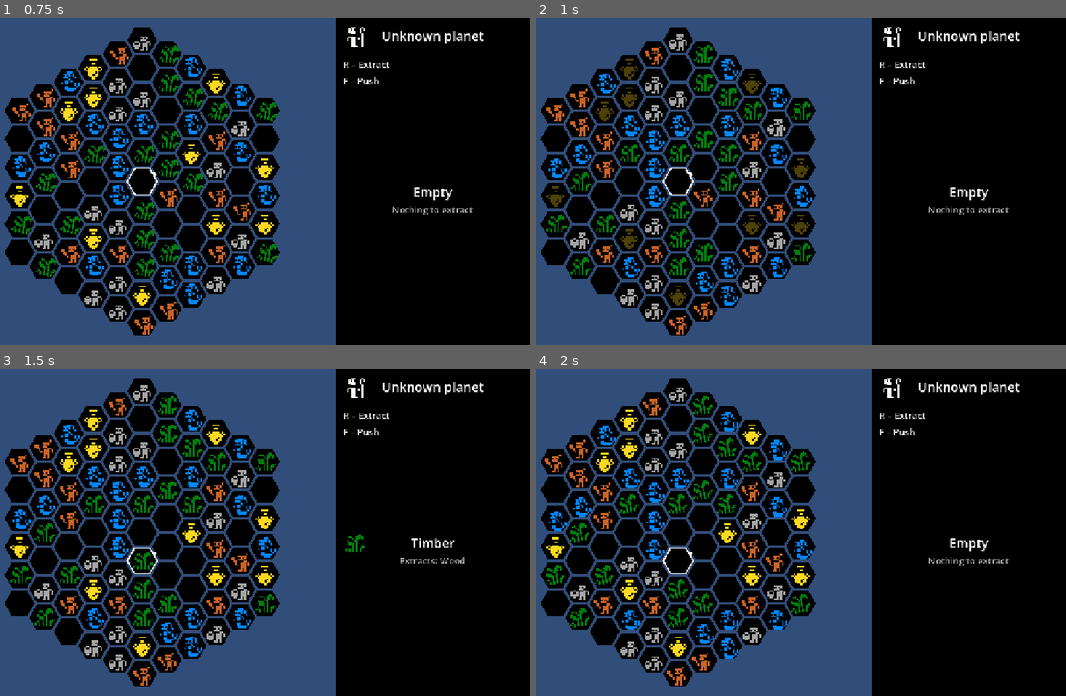
Above: before the commit, frames 1-4 (two rows, left to right).
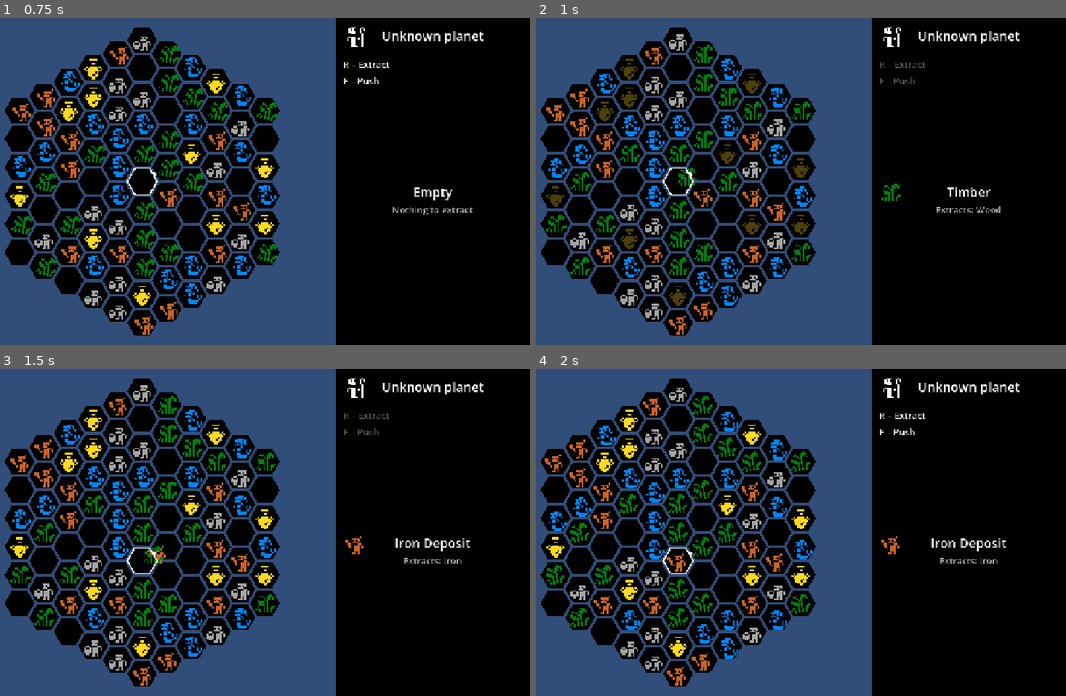
Above: after the commit, the same moments.

Repository: scunningham777/spaes-wrzrds
Game: Godot game, scene res://scenes/planet.tscn
Two runs of this game, one before a commit and one after it. Both use one fixed random seed, a clock stepped at 60 frames per second and the inputs below. This scene is started directly instead of the project's main scene.
Inputs:
- Up to frame 1 (0.75 s): tap Enter (ui_accept) at 0.5 s; hold D (hex_right) from 0.53 s (still down); hold R (extract) from 0.53 s (still down)
- Up to frame 2 (1 s): keep holding D (hex_right); keep holding R (extract); tap Enter (ui_accept) at 0.77 s; tap F (push) at 0.8 s
- Up to frame 3 (1.5 s): tap Enter (ui_accept) at 1.25 s; release D (hex_right) at 1.28 s; release R (extract) at 1.28 s; hold X (hex_down) from 1.28 s (still down); tap F (push) at 1.35 s
- Up to frame 4 (2 s): keep holding X (hex_down); tap Enter (ui_accept) at 1.52 s; tap R (extract) at 1.55 s

Frame 1 is identical in both runs. In frame 2, 0.7% of the frame differs, in the area x 26-90%, y 13-61%; in frame 3, 1.1%, in the area x 25-89%, y 13-62%; in frame 4, 0.9%.

Commit message:
Make push swap tiles, with a tween that locks input
F now swaps the wizard's tile with the one it faces (TileGrid.try_swap,
replacing the push/combine placeholder). TileGridView.animate_swap draws
the two icons crossing over for 0.3 s, the one leaving the wizard's hex
on top.

New generic ActionLock: actions pass it their tween, and until it ends
it swallows every key in _input except the inventory, so movement,
turning, other actions and Esc need no checks of their own. The planet
dims its action list while the lock is busy. The lock and tweens pause
with the tree, so an open inventory freezes both.

Co-Authored-By: Claude Opus 5.5 <noreply@anthropic.com>
Claude-Session: https://claude.ai/code/session_01Fy3oHrvidQwwoQouWe8HeV

Diff:
--- a/scenes/planet.tscn
+++ b/scenes/planet.tscn
@@ -9,6 +9,7 @@
 [ext_resource type="Texture2D" uid="uid://c5vjocj1uk3l1" path="res://art/urizen_onebit_tileset__v1d1_trans.png" id="7_icons"]
 [ext_resource type="Script" path="res://scripts/hex_facing_marker.gd" id="8_marker"]
 [ext_resource type="Script" path="res://scripts/ui/tile_info.gd" id="9_tile_info"]
+[ext_resource type="Script" path="res://scripts/action_lock.gd" id="10_lock"]
 
 [sub_resource type="StyleBoxFlat" id="StyleBoxFlat_side"]
 bg_color = Color(0, 0, 0, 1)
@@ -49,10 +50,14 @@
 [node name="FacingMarker" type="Node2D" parent="HexBoard/Wizard"]
 script = ExtResource("8_marker")
 
-[node name="TileInteraction" type="Node" parent="." unique_id=677987109 node_paths=PackedStringArray("player", "tiles")]
+[node name="ActionLock" type="Node" parent="."]
+script = ExtResource("10_lock")
+
+[node name="TileInteraction" type="Node" parent="." unique_id=677987109 node_paths=PackedStringArray("player", "tiles", "lock")]
 script = ExtResource("5_interaction")
 player = NodePath("../HexBoard/Wizard")
 tiles = NodePath("../HexBoard/TileGridView")
+lock = NodePath("../ActionLock")
 
 [node name="UI" type="CanvasLayer" parent="." unique_id=194394638]
 
@@ -114,6 +119,7 @@
 text_overrun_behavior = 3
 
 [node name="Actions" type="VBoxContainer" parent="UI/SidePanel/Margin/Layout/Top"]
+unique_name_in_owner = true
 layout_mode = 2
 theme_override_constants/separation = 8
 
--- /dev/null
+++ b/scripts/action_lock.gd
@@ -0,0 +1,39 @@
+class_name ActionLock
+extends Node
+
+# Blocks gameplay input while an action plays out: hand run() the action's Tween and every key
+# or button press except the allowed actions (the inventory) is swallowed until it finishes.
+# Filters in _input, which runs before any _unhandled_input, so input handlers need no checks of
+# their own. Pauses with the tree, like the tweens it waits on, so an open (pausing) inventory
+# freezes the lock along with the action.
+
+signal busy_changed(busy: bool)
+
+## Actions that still get through while busy.
+@export var allowed_actions: Array[StringName] = [&"inventory"]
+
+var busy: bool:
+	get:
+		return _running > 0
+
+var _running := 0
+
+
+# Locks input until tween finishes. Overlapping runs keep the lock until the last one ends.
+func run(tween: Tween) -> void:
+	_running += 1
+	if _running == 1:
+		busy_changed.emit(true)
+	await tween.finished
+	_running -= 1
+	if _running == 0:
+		busy_changed.emit(false)
+
+
+func _input(event: InputEvent) -> void:
+	if not busy or not (event is InputEventKey or event is InputEventJoypadButton):
+		return
+	for action in allowed_actions:
+		if event.is_action(action):
+			return
+	get_viewport().set_input_as_handled()
--- a/scripts/core/tile_grid.gd
+++ b/scripts/core/tile_grid.gd
@@ -62,30 +62,12 @@
 	return extracted
 
 
-# Pushes the tile at from_coord into to_coord. If to_coord is Empty, the tile simply moves.
-# If to_coord already holds something, the two combine (placeholder rule) into to_coord.
-# Returns false (no change) if from_coord has nothing to push, or to_coord isn't part of the grid.
-func try_push_tile(from_coord: Vector2i, to_coord: Vector2i) -> bool:
-	if not tiles.has(from_coord) or tiles[from_coord] == TileType.EMPTY:
+# Swaps the tiles at a and b. Returns false (no change) if either isn't part of the grid, or
+# both hold the same type so a swap would change nothing.
+func try_swap(a: Vector2i, b: Vector2i) -> bool:
+	if not tiles.has(a) or not tiles.has(b) or tiles[a] == tiles[b]:
 		return false
-	if not tiles.has(to_coord):
-		return false
-
-	var from_type := tiles[from_coord]
-	var to_type := tiles[to_coord]
-	set_tile(to_coord, from_type if to_type == TileType.EMPTY else _combine_placeholder(from_type, to_type))
-	set_tile(from_coord, TileType.EMPTY)
+	var a_type := tiles[a]
+	set_tile(a, tiles[b])
+	set_tile(b, a_type)
 	return true
-
-
-# Pushes the tile directly in front of an actor one more hex along its facing.
-func try_push_in_front(actor_coord: Vector2i, facing: Vector2i) -> bool:
-	var front := actor_coord + facing
-	return try_push_tile(front, front + facing)
-
-
-# Deterministic stand-in for real combine recipes, which don't exist yet.
-static func _combine_placeholder(a: TileType, b: TileType) -> TileType:
-	var non_empty_count := TileType.size() - 1
-	var combined_index := (a - 1 + b - 1) % non_empty_count
-	return (combined_index + 1) as TileType
--- a/scripts/planet.gd
+++ b/scripts/planet.gd
@@ -34,6 +34,10 @@
 	_tiles.grid.tile_changed.connect(func(_coord: Vector2i, _type: TileGrid.TileType) -> void: _update_tile_info())
 	_update_tile_info()
 
+	# Dim the action list while an action plays out and input is blocked.
+	($ActionLock as ActionLock).busy_changed.connect(func(busy: bool) -> void:
+		(%Actions as Control).modulate.a = 0.35 if busy else 1.0)
+
 
 func _update_tile_info() -> void:
 	var type := _tiles.grid.get_tile(_wizard.mover.coord)
--- a/scripts/tile_grid_view.gd
+++ b/scripts/tile_grid_view.gd
@@ -62,6 +62,17 @@
 		queue_redraw()
 ## Seconds since the animations started.
 var anim_time: float = 0.0
+## 0..1 progress of the swap animation, if one is playing (see animate_swap).
+var swap_progress: float = 1.0:
+	set(value):
+		swap_progress = value
+		queue_redraw()
+
+# Swap being animated: the grid already holds the swapped tiles, so the icon now at _swap_to
+# is drawn travelling from _swap_from (on top), and the one now at _swap_from the other way.
+var _swapping := false
+var _swap_from: Vector2i
+var _swap_to: Vector2i
 
 @onready var board: HexBoard = get_parent() as HexBoard
 
@@ -117,6 +128,21 @@
 	return frames
 
 
+# Animates the icons of two just-swapped tiles crossing over; the icon that left `from` draws on
+# top. Returns the tween so callers can wait on it (e.g. ActionLock.run).
+func animate_swap(from: Vector2i, to: Vector2i, seconds: float) -> Tween:
+	_swapping = true
+	_swap_from = from
+	_swap_to = to
+	swap_progress = 0.0
+	var tween := create_tween()
+	tween.tween_property(self, "swap_progress", 1.0, seconds).set_trans(Tween.TRANS_SINE).set_ease(Tween.EASE_IN_OUT)
+	tween.finished.connect(func() -> void:
+		_swapping = false
+		queue_redraw())
+	return tween
+
+
 func _on_tile_changed(_coord: Vector2i, _type: TileGrid.TileType) -> void:
 	queue_redraw()
 
@@ -135,8 +161,16 @@
 			points.append(center + p)
 		var type := grid.get_tile(coord)
 		draw_colored_polygon(points, color_for(type))
-		if has_icon(type):
+		if has_icon(type) and not (_swapping and (coord == _swap_from or coord == _swap_to)):
 			_draw_icon(type, center)
+	if _swapping:
+		var from_pos := board.hex_to_local(_swap_from)
+		var to_pos := board.hex_to_local(_swap_to)
+		for pair: Array in [[_swap_from, to_pos.lerp(from_pos, swap_progress)],
+				[_swap_to, from_pos.lerp(to_pos, swap_progress)]]:  # last drawn is on top
+			var moving := grid.get_tile(pair[0])
+			if has_icon(moving):
+				_draw_icon(moving, pair[1])
 
 
 func _draw_icon(type: TileGrid.TileType, center: Vector2) -> void:
--- a/scripts/tile_interaction.gd
+++ b/scripts/tile_interaction.gd
@@ -2,10 +2,14 @@
 extends Node
 
 # Ported from Unity TileExplore.TileInteractionManager: maps interaction keys to TileGrid
-# operations at the player's position/facing. R extracts, F pushes.
+# operations at the player's position/facing. R extracts, F swaps the player's tile with the
+# one it faces. Animated actions hand their tween to the ActionLock, which blocks input until
+# they finish.
 
 @export var player: HexPlayerController
 @export var tiles: TileGridView
+@export var lock: ActionLock
+@export var swap_seconds: float = 0.3
 
 
 func _unhandled_input(event: InputEvent) -> void:
@@ -13,7 +17,7 @@
 		_try_extract()
 		get_viewport().set_input_as_handled()
 	elif event.is_action_pressed("push"):
-		_try_push()
+		_try_swap()
 		get_viewport().set_input_as_handled()
 
 
@@ -28,10 +32,11 @@
 	print("Extracted %s (%s) at %s" % [TileGrid.TileType.keys()[extracted], item, coord])
 
 
-func _try_push() -> void:
-	var mover := player.mover
-	var front := mover.coord + mover.facing
-	if tiles.grid.try_push_in_front(mover.coord, mover.facing):
-		print("Pushed tile from %s to %s" % [front, front + mover.facing])
-	else:
-		print("Can't push tile from %s to %s" % [front, front + mover.facing])
+func _try_swap() -> void:
+	var here := player.mover.coord
+	var front := here + player.mover.facing
+	if not tiles.grid.try_swap(here, front):
+		print("Can't swap tiles %s and %s" % [here, front])
+		return
+	print("Swapped tiles %s and %s" % [here, front])
+	lock.run(tiles.animate_swap(here, front, swap_seconds))
--- a/tests/smoke_test.gd
+++ b/tests/smoke_test.gd
@@ -99,29 +99,23 @@
 	_check(all_empty.tiles.values().all(func(t: int) -> bool: return t == TileGrid.TileType.EMPTY),
 		"gen: probability 1 gives all Empty")
 
-	# Push (TileGrid.try_push_tile, ported from Unity).
+	# Swap (TileGrid.try_swap).
 	var T := TileGrid.TileType
 	var pg := TileGrid.new(2)
 	var changes: Array[Vector2i] = []
 	pg.tile_changed.connect(func(c: Vector2i, _t: int) -> void: changes.append(c))
+	pg.set_tile(Vector2i.ZERO, T.TIMBER)
 	pg.set_tile(Vector2i(0, 1), T.GOLD_ORE)
 	changes.clear()
-	_check(pg.try_push_in_front(Vector2i.ZERO, Vector2i(0, 1)), "push: tile in front moves")
-	_check(pg.get_tile(Vector2i(0, 1)) == T.EMPTY and pg.get_tile(Vector2i(0, 2)) == T.GOLD_ORE,
-		"push: Gold moved from (0,1) to (0,2)")
-	_check(changes.size() == 2, "push: tile_changed fires for both hexes")
-	_check(not pg.try_push_tile(Vector2i(0, 1), Vector2i(0, 2)), "push: nothing to push from Empty")
-	_check(not pg.try_push_tile(Vector2i(0, 2), Vector2i(0, 3)) and pg.get_tile(Vector2i(0, 2)) == T.GOLD_ORE,
-		"push: can't push off the grid, no change")
-	pg.set_tile(Vector2i(1, 0), T.GOLD_ORE)
-	pg.set_tile(Vector2i(2, 0), T.WATER_SPRING)
-	pg.try_push_tile(Vector2i(1, 0), Vector2i(2, 0))
-	_check(pg.get_tile(Vector2i(1, 0)) == T.EMPTY and pg.get_tile(Vector2i(2, 0)) == T.WATER_SPRING,
-		"push: Gold + Water combines to Water (placeholder)")
-	pg.set_tile(Vector2i(-1, 0), T.TIMBER)
-	pg.set_tile(Vector2i(-2, 0), T.STONE_OUTCROP)
-	pg.try_push_tile(Vector2i(-1, 0), Vector2i(-2, 0))
-	_check(pg.get_tile(Vector2i(-2, 0)) == T.IRON_DEPOSIT, "push: Timber + Stone combines to Iron (placeholder)")
+	_check(pg.try_swap(Vector2i.ZERO, Vector2i(0, 1)), "swap: tiles swap")
+	_check(pg.get_tile(Vector2i.ZERO) == T.GOLD_ORE and pg.get_tile(Vector2i(0, 1)) == T.TIMBER,
+		"swap: Timber and Gold traded places")
+	_check(changes.size() == 2, "swap: tile_changed fires for both hexes")
+	_check(pg.try_swap(Vector2i(0, 1), Vector2i(0, 2)) and pg.get_tile(Vector2i(0, 1)) == T.EMPTY
+		and pg.get_tile(Vector2i(0, 2)) == T.TIMBER, "swap: with an Empty hex moves the tile")
+	_check(not pg.try_swap(Vector2i(0, 2), Vector2i(0, 3)) and pg.get_tile(Vector2i(0, 2)) == T.TIMBER,
+		"swap: can't swap off the grid, no change")
+	_check(not pg.try_swap(Vector2i(1, 0), Vector2i(2, 0)), "swap: two Empty hexes is no swap")
 
 	# Extract + inventory.
 	var eg := TileGrid.new(1)
@@ -297,12 +291,36 @@
 		% [board_screen_x, side_panel.get_global_rect().position.x])
 	_check(ItemIcon.color_for(&"wood") == Color(0.4, 0.6, 0.3), "inventory: wood is still a green square")
 
-	# Push with F: wizard at (0,0) faces N on the flat-top planet, so (0,1) -> (0,2).
+	# Swap with F: wizard at (0,0) faces N on the flat-top planet, so (0,0) <-> (0,1).
+	var lock: ActionLock = current_scene.get_node("ActionLock")
+	var actions: Control = current_scene.get_node("%Actions")
+	var swap_wizard: HexPlayerController = current_scene.get_node("HexBoard/Wizard")
+	tiles.grid.set_tile(Vector2i.ZERO, TileGrid.TileType.TIMBER)
 	tiles.grid.set_tile(Vector2i(0, 1), TileGrid.TileType.GOLD_ORE)
-	tiles.grid.set_tile(Vector2i(0, 2), TileGrid.TileType.EMPTY)
 	_press(KEY_F)
-	_check(tiles.grid.get_tile(Vector2i(0, 1)) == TileGrid.TileType.EMPTY
-		and tiles.grid.get_tile(Vector2i(0, 2)) == TileGrid.TileType.GOLD_ORE, "planet: F pushes the tile in front")
+	_check(tiles.grid.get_tile(Vector2i.ZERO) == TileGrid.TileType.GOLD_ORE
+		and tiles.grid.get_tile(Vector2i(0, 1)) == TileGrid.TileType.TIMBER, "planet: F swaps with the faced tile")
+	_check(lock.busy and actions.modulate.a < 1.0, "lock: busy and actions dimmed during the swap")
+	# Everything but the inventory is blocked until the tween ends.
+	var facing_before := swap_wizard.mover.facing
+	for key: Key in [KEY_W, KEY_D, KEY_F, KEY_R, KEY_ESCAPE]:
+		_press(key)
+	_check(swap_wizard.mover.coord == Vector2i.ZERO and swap_wizard.mover.facing == facing_before
+		and tiles.grid.get_tile(Vector2i.ZERO) == TileGrid.TileType.GOLD_ORE
+		and current_scene.scene_file_path == "res://scenes/planet.tscn",
+		"lock: move, turn, swap, extract and Esc are blocked")
+	var swap_inv_panel: InventoryPanel = current_scene.get_node("UI/InventoryPanel")
+	_press(KEY_I)
+	_check(swap_inv_panel.visible, "lock: inventory still opens")
+	_press(KEY_ESCAPE)
+	_check(not swap_inv_panel.visible and current_scene.scene_file_path == "res://scenes/planet.tscn",
+		"lock: Esc closes the inventory, doesn't leave")
+	await create_timer(0.5).timeout
+	_check(not lock.busy and actions.modulate.a == 1.0, "lock: released and actions undimmed after the swap")
+	_press(KEY_F)  # Gold back to (0,1), Timber to (0,0)
+	await create_timer(0.5).timeout
+	_check(tiles.grid.get_tile(Vector2i(0, 1)) == TileGrid.TileType.GOLD_ORE, "lock: F works again afterwards")
+	tiles.grid.set_tile(Vector2i(0, 1), TileGrid.TileType.EMPTY)
 	# Extract with R: the wizard's own tile is emptied into the inventory.
 	var inv: Inventory = _game().state.inventory
 	tiles.grid.set_tile(Vector2i.ZERO, TileGrid.TileType.IRON_DEPOSIT)
Not shown, added: scripts/action_lock.gd.uid
